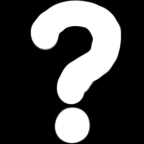
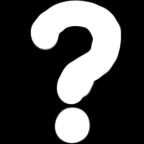
Before/after of a (144, 144) layered artwork. What changed in the layer stack:
painted on "图层 0" over (x1=82, y1=80, x2=95, y2=99)
